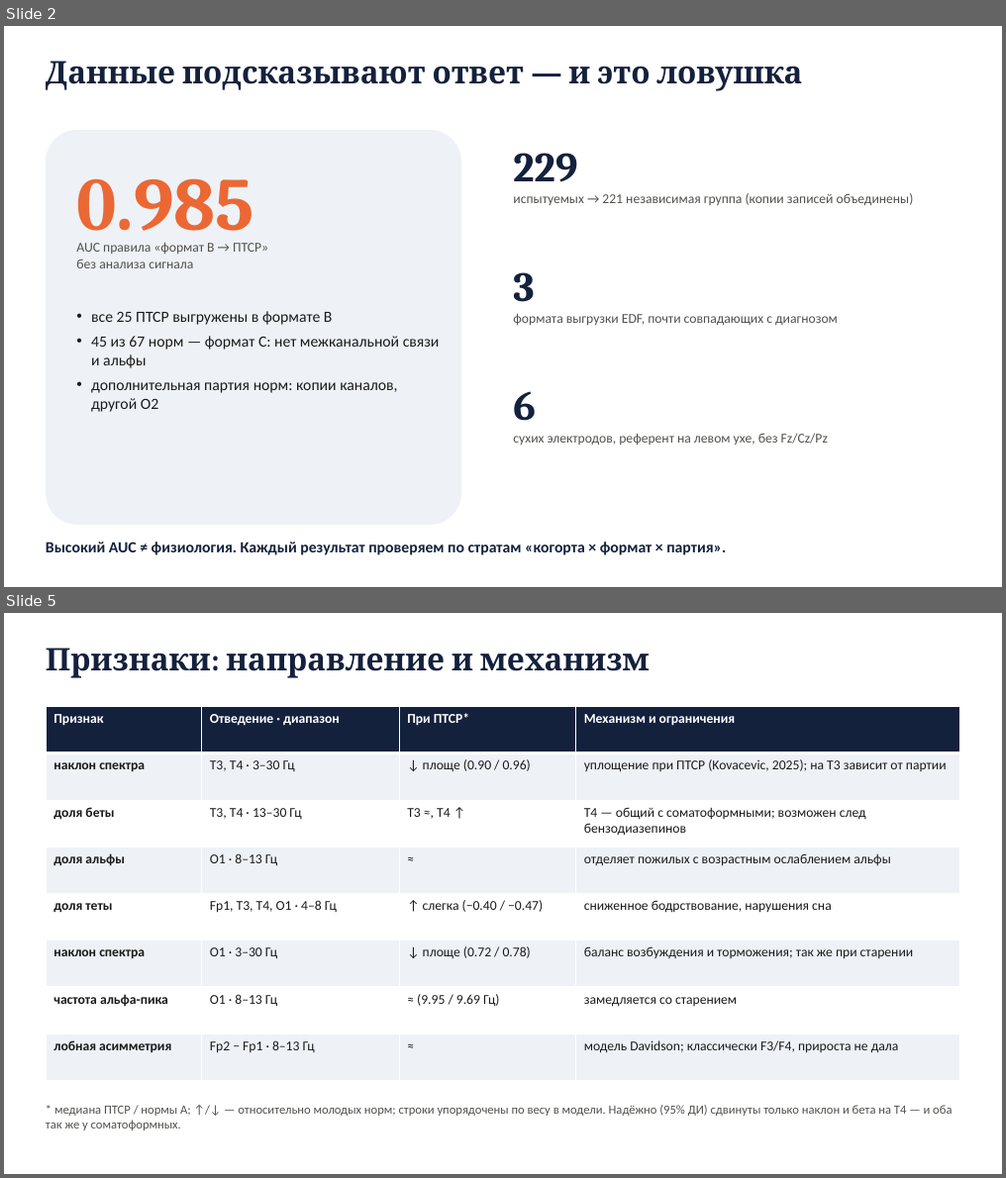
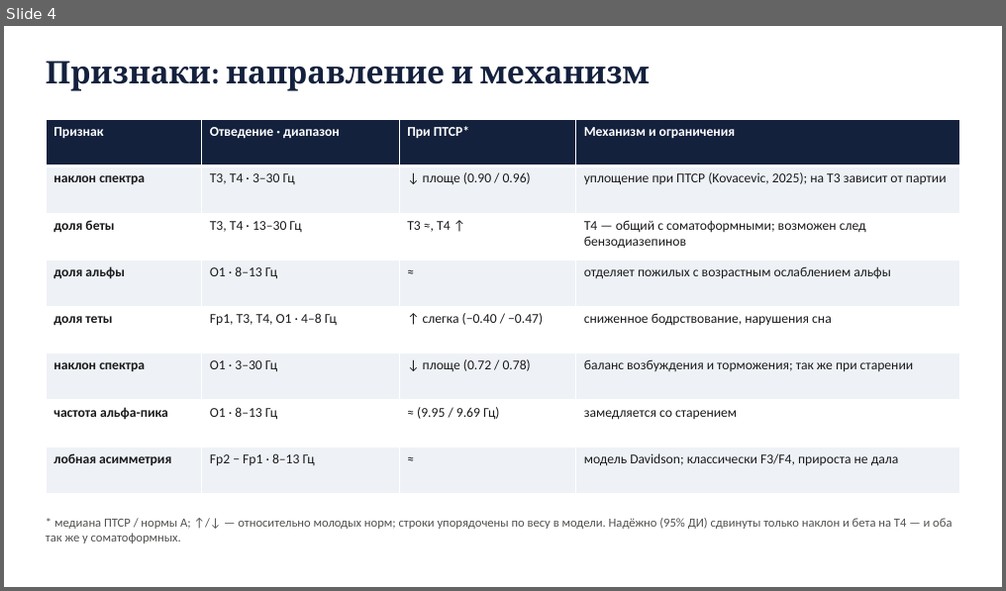
Before and after one commit to igor688-hub/neurodiagnosis-eeg, a slide deck: report/presentation.pptx. Shown one above the other, each under a label of ours: slides 2 and 5 before the commit, slide 4 after it; the slides between them are not shown. The pictures are 1006x1178 and 1006x591 pixels, drawn with LibreOffice and Linux fonts; fonts in the diff are those of the drawing. Boxes give left, top, right and bottom in pixels: in the first picture for what was removed or moved away, otherwise in the second. Text is boxed around its words. In the diff, an @@ line names an element or a change of style, - is before the commit and + after.

```diff
--- a/report/presentation.pptx
+++ b/report/presentation.pptx
@@ slide 2 removed at box(4, 26, 1002, 587), background #FFFFFF @@
@@ text removed at box(46, 61, 802, 91) @@
-Данные подсказывают ответ — и это ловушка
@@ rounded rectangle removed at box(46, 130, 462, 525) @@
@@ text removed at box(513, 153, 577, 182) @@
-229
@@ text removed at box(76, 178, 253, 246) @@
-0.985
@@ text removed at box(513, 193, 914, 205) @@
-испытуемых → 221 независимая группа (копии записей объединены)
@@ text removed at box(76, 243, 268, 269) @@
-AUC правила «формат B → ПТСР»
-без анализа сигнала
@@ text removed at box(513, 273, 534, 302) @@
-3
@@ text removed at box(91, 311, 440, 412) @@
-• все 25 ПТСР выгружены в формате B
-• 45 из 67 норм — формат C: нет межканальной связи и альфы
-• дополнительная партия норм: копии каналов, другой O2
@@ text removed at box(513, 314, 838, 326) @@
-формата выгрузки EDF, почти совпадающих с диагнозом
@@ text removed at box(513, 391, 536, 421) @@
-6
@@ text removed at box(513, 433, 828, 446) @@
-сухих электродов, референт на левом ухе, без Fz/Cz/Pz
@@ text removed at box(46, 542, 726, 556) @@
-Высокий AUC ≠ физиология. Каждый результат проверяем по стратам «когорта × формат × партия».
@@ what was slide 5 is now slide 4 @@
```
Also in this commit, not shown: 4 slides changed, 1 slide added, 4 other slides removed, 1 other file.
